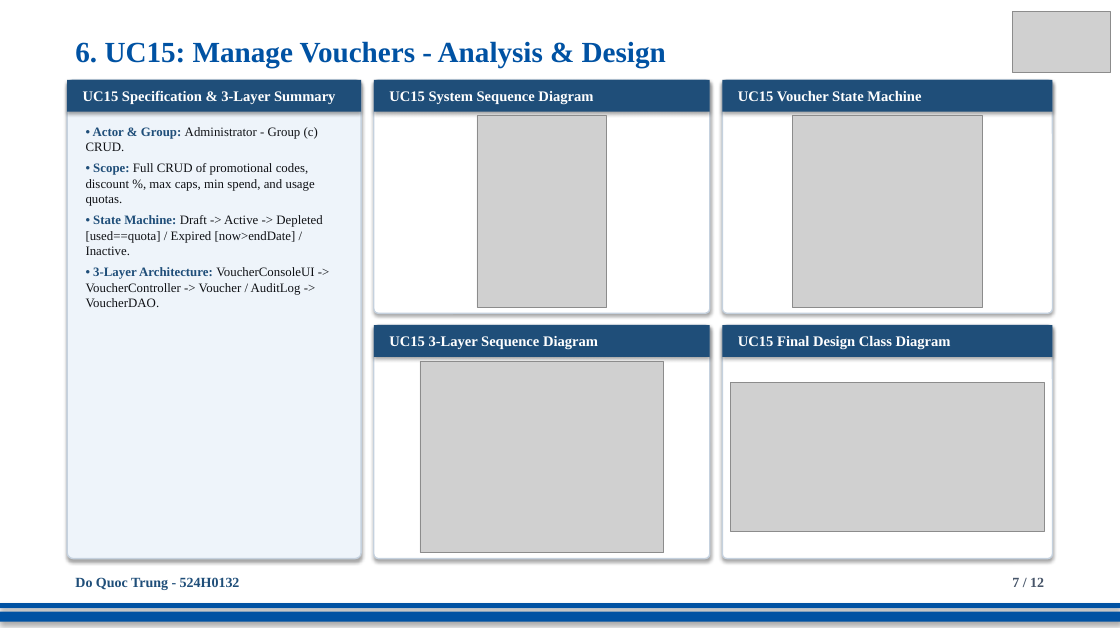
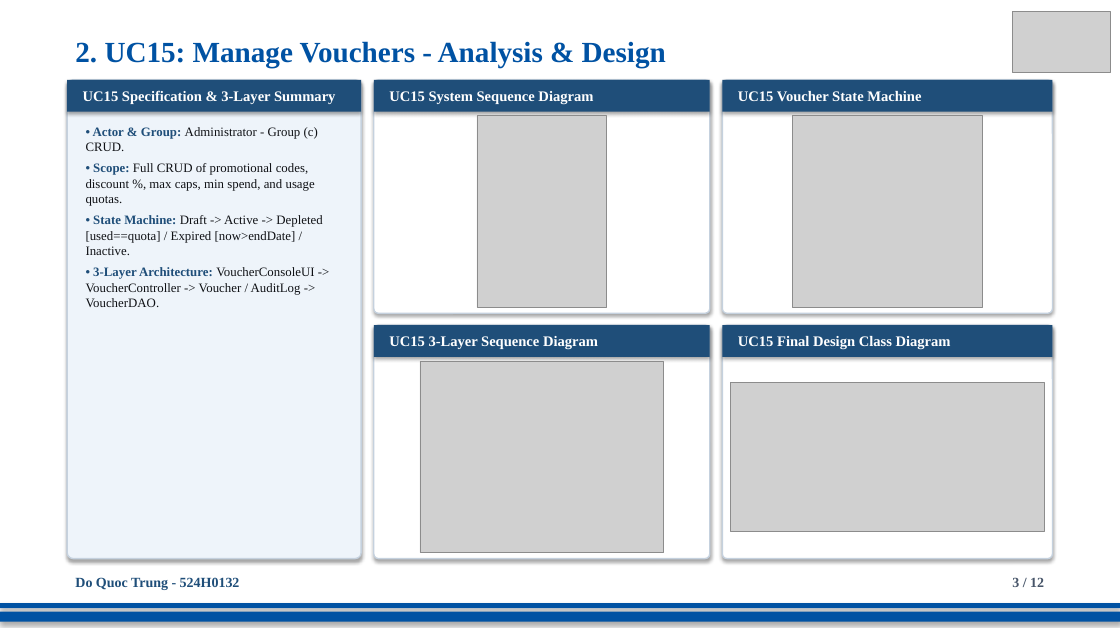
Before and after one commit to DoQuocTrung06/SaigonBite-RAD-TeamF10, a slide deck: slide 3 of Part_2/TeamF10_Presentation_for_SaigonBite.pptx (slide 7 before the commit). Drawn at 1120x630 pixels with LibreOffice and Linux fonts; fonts in the diff are those of the drawing; grey boxes stand for pictures. Boxes give left, top, right and bottom in pixels: in the first picture for what was removed or moved away, otherwise in the second. Text is boxed around its words. In the diff, an @@ line names an element or a change of style, - is before the commit and + after.

```diff
--- a/Part_2/TeamF10_Presentation_for_SaigonBite.pptx
+++ b/Part_2/TeamF10_Presentation_for_SaigonBite.pptx
@@ text at <box>75,41,666,68</box>: text changed @@
-6. UC15: Manage Vouchers - Analysis & Design
+2. UC15: Manage Vouchers - Analysis & Design
@@ text at <box>1012,577,1044,587</box>: text changed @@
-7 / 12
+3 / 12
```
Also in this commit, not shown: 7 other slides changed.
